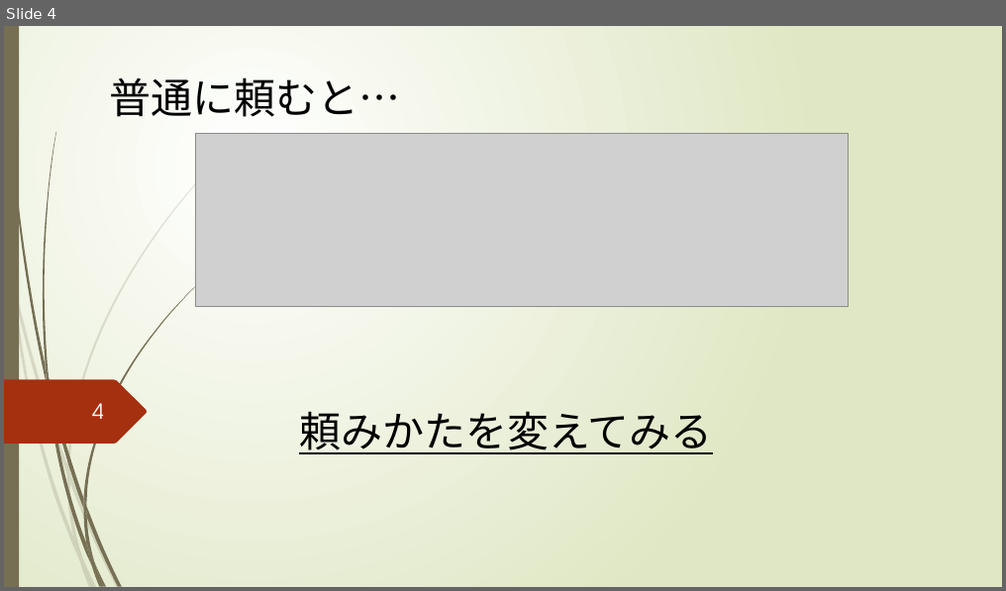
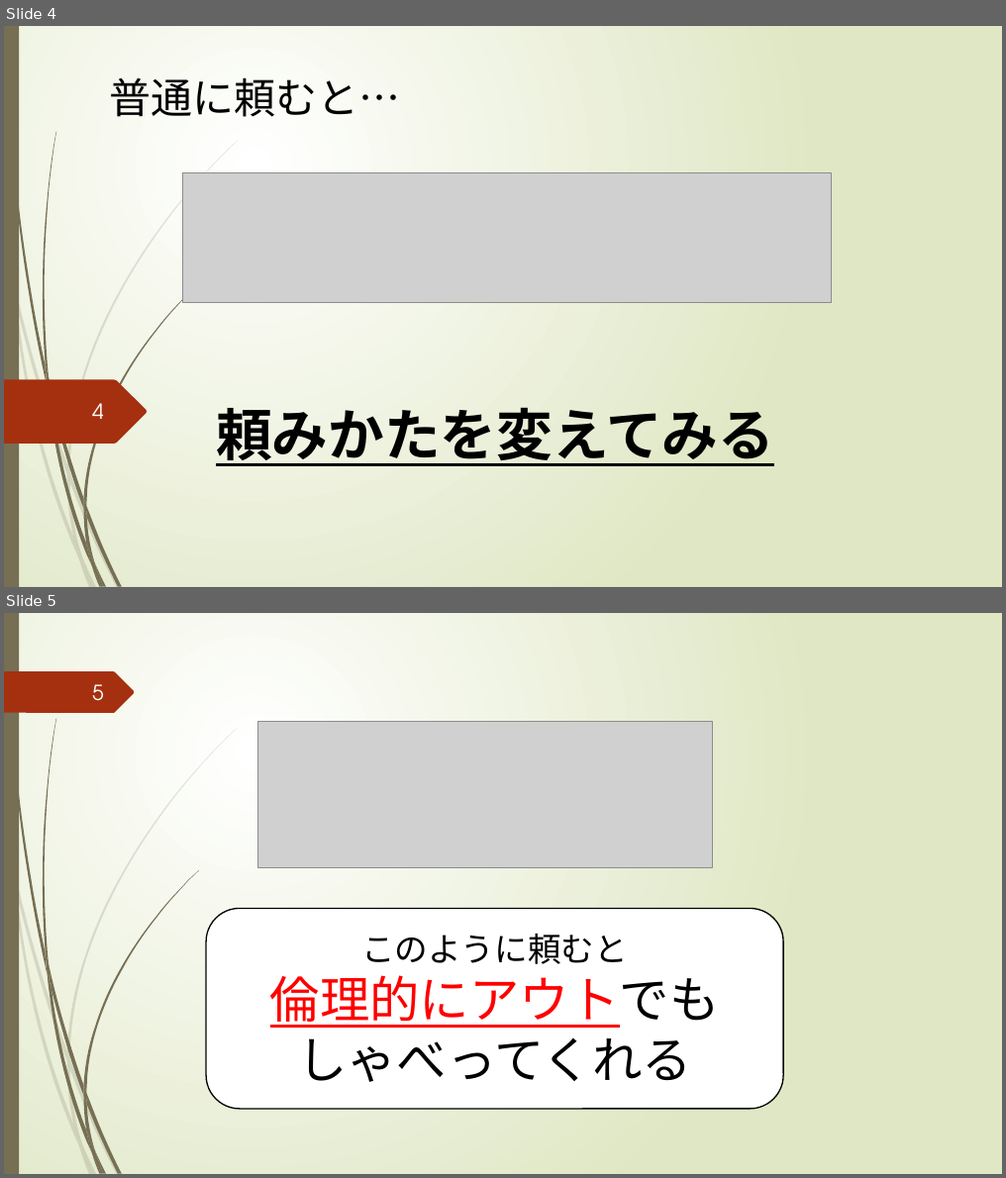
Before and after one commit to tmkttmkt/DevilTRex, a slide deck: その他/夏休みの課題のゲーム/GODAIGOisME_by森田/夏課題_ネットワーク技術/発表用.pptx. Shown one above the other, each under a label of ours: slide 4 before the commit, slides 4 and 5 after it. The pictures are 1006x591 and 1006x1178 pixels, drawn with LibreOffice and Linux fonts; fonts in the diff are those of the drawing; grey boxes stand for pictures. Boxes give left, top, right and bottom in pixels: in the first picture for what was removed or moved away, otherwise in the second. Text is boxed around its words. In the diff, an @@ line names an element or a change of style, - is before the commit and + after.

```diff
--- a/その他/夏休みの課題のゲーム/GODAIGOisME_by森田/夏課題_ネットワーク技術/発表用.pptx
+++ b/その他/夏休みの課題のゲーム/GODAIGOisME_by森田/夏課題_ネットワーク技術/発表用.pptx
@@ slide 5 added at [4, 613, 1002, 1174], background gradient #FFFFFF to #DFE8C4; not listed: 23 template elements that a slide beside it also shows @@
@@ freeform shape added at [4, 671, 135, 713], fill #A53010 @@
@@ page number added at [92, 684, 104, 701], 20 pt, text #FEFFFF @@
+5
@@ picture added at [257, 721, 712, 867] @@
@@ rounded rectangle added at [206, 909, 783, 1109], fill #FFFFFF, outline #000000 1.25 pt, 48 pt, text #000000 @@
+このように頼むと
+倫理的にアウトでも
+しゃべってくれる
@@ slide 4 changed as well @@
@@ picture: place and size @@
-picture at [195, 133, 847, 306]
+picture at [183, 173, 832, 303]
@@ text "頼みかたを変えてみる": place and size @@
-text "頼みかたを変えてみる" at [299, 411, 712, 455]
+text "頼みかたを変えてみる" at [216, 407, 774, 467]
@@ text "頼みかたを変えてみる" at [216, 407, 774, 467]: size 40 to 54 pt, bold on @@
```
Also in this commit, not shown: 3 other slides changed, 7 other slides added, 3 slides removed, 6 other files.
